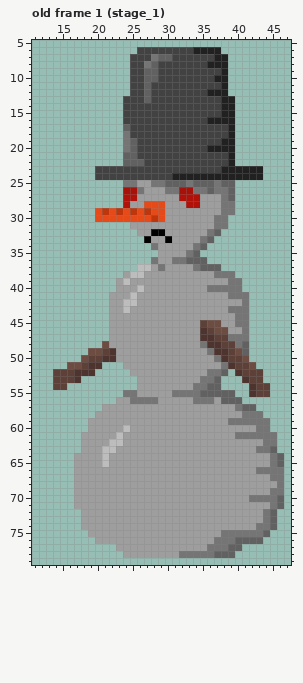
Pixel-art file -- assets/sprites/snowman.aseprite. The first picture shows the starting point.
64x80 pixels, 6 frames. Shown: old frame 1 (stage_1): x 11..47, y 5..79. The commit also changed other frames, which this record leaves out.
Once edited:
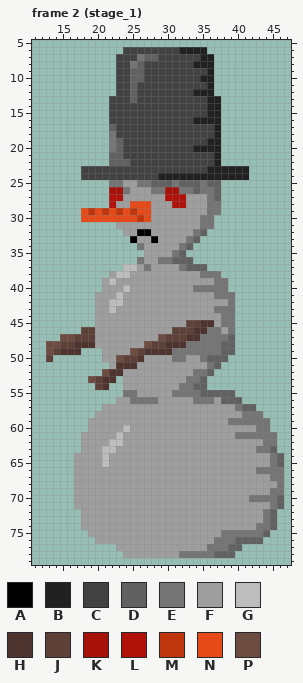
Palette (. is transparent): A #000000  B #212121  C #424242  D #616161  E #757575  F #9e9e9e  G #bdbdbd  H #4e342e  J #5d4037  K #a6120a  L #b0120a  M #bf360c  N #e64a19  P #6d4c41
A new or re-ordered frame is compared with the old frame closest to it.
Change:
frames 6 -> 9
--- frame 2 (stage_1) is new; against old frame 1 (stage_1), layer "Flattened"
@@ x 11..47 @@
  5 .....................................
- 6 ...............CCCCCCCCBBBB..........
- 7 ..............CCCEDDCCCCCCBB.........
- 8 ..............CCEDCCCCCCCBBB.........
- 9 ..............CCDDCCCCCCCCCB.........
-10 ..............CCDDCCCCCCCCBB.........
-11 ..............CCDCCCCCCCCCCB.........
-12 ..............CCDCCCCCCCCBBB.........
-13 .............CCCDCCCCCCCCCCBB........
-14 .............CCCCCCCCCCCCCCBB........
-15 .............CCCCCCCCCCCCCCBB........
-16 .............CCCCCCCCCCCCBBBB........
-17 .............DCCCCCCCCCCCCCCB........
-18 .............ECCCCCCCCCCCCCCB........
-19 .............EDCCCCCCCCCCCCBB........
-20 .............EDCCCCCCCCCCBBBB........
-21 .............DDCCCCCCCCCCCCCB........
-22 .............DDDCCCCCCCCCCCCB........
-23 .........CCCCCCCCCCCCCCCCCCBBBBBB....
-24 .........CCCCCCCCCCCBBBBBBBBBBBBB....
-25 .............EEFFEEDDDEDDDEDD........
-26 .............KKEFFFEEKKEEDEED........
-27 .............LLFFFFFFLLLFFFED........
-28 .............LFFNNNFFFLLFFFEE........
-29 .........NMNMNMNMNNFFFFFFFFEE........
-30 .........NNNNNNNNMNFFFFFFFEE.........
-31 ..............FFFFFFFFFFFFEE.........
-32 ...............FFAAFFFFFFED..........
-33 ................AFFAFFFFED...........
-34 .................EFFFFFED............
-35 ..................FFFFED.............
-36 .................EFFEEDDD............
-37 ...............GGFEFFFFEDDD..........
-38 .............FGGFFFFFFFFFFEEE........
-39 ............FGFFFFFFFFFFFFFFEE.......
-40 ............FFFGFFFFFFFFFEEEEE.......
-41 ...........FFFGFFFFFFFFFFFFFEEE......
-42 ...........FFGGFFFFFFFFFFFFFFFE......
-43 ...........FFGFFFFFFFFFFFFFFEEE......
-44 ...........FFFFFFFFFFFFFFFFFFEE......
-45 ...........FFFFFFFFFFFFFJPPFFEE......
-46 ...........FFFFFFFFFFFFFHJPPFFE......
-47 ...........FFFFFFFFFFFFFHHJJEEE......
-48 ..........PFFFFFFFFFFFFFEHHJJED......
-49 ........PPJHFFFFFFFFFFFFFEHHJPD......
-50 .......PJJHHFFFFFFFFFFFFFFEHJJP......
-51 .....PPJHH...FFFFFFFFFFFFFFEHJJP.....
-52 ...JJJHHH.....FFFFFFFFFFFEED.HJJJ....
-53 ...JJJH........FFFFFFFFFEED...HJJ....
-54 ...JJ..........FFFFFFFFEEDD....HJJ...
-55 .............EEFFFFFEEEEDDDDD..HJJ...
+ 6 .............CCCCCCCCBBBB............
+ 7 ............CCCEDDCCCCCCBB...........
+ 8 ............CCEDCCCCCCCBBB...........
+ 9 ............CCDDCCCCCCCCCB...........
+10 ............CCDDCCCCCCCCBB...........
+11 ............CCDCCCCCCCCCCB...........
+12 ............CCDCCCCCCCCBBB...........
+13 ...........CCCDCCCCCCCCCCBB..........
+14 ...........CCCCCCCCCCCCCCBB..........
+15 ...........CCCCCCCCCCCCCCBB..........
+16 ...........CCCCCCCCCCCCBBBB..........
+17 ...........DCCCCCCCCCCCCCCB..........
+18 ...........ECCCCCCCCCCCCCCB..........
+19 ...........EDCCCCCCCCCCCCBB..........
+20 ...........EDCCCCCCCCCCBBBB..........
+21 ...........DDCCCCCCCCCCCCCB..........
+22 ...........DDDCCCCCCCCCCCCB..........
+23 .......CCCCCCCCCCCCCCCCCCBBBBBB......
+24 .......CCCCCCCCCCCBBBBBBBBBBBBB......
+25 ...........EEFFEEDDDEDDDEDD..........
+26 ...........KKEFFFEEKKEEDEED..........
+27 ...........LLFFFFFFLLLFFFED..........
+28 ...........LFFNNNFFFLLFFFEE..........
+29 .......NMNMNMNMNNFFFFFFFFEE..........
+30 .......NNNNNNNNMNFFFFFFFEE...........
+31 ............FFFFFFFFFFFFEE...........
+32 .............FFAAFFFFFFED............
+33 ..............AFFAFFFFED.............
+34 ...............EFFFFFED..............
+35 ................FFFFED...............
+36 ...............EFFEEDDD..............
+37 .............GGFEFFFFEDDD............
+38 ...........FGGFFFFFFFFFFEEE..........
+39 ..........FGFFFFFFFFFFFFFFEE.........
+40 ..........FFFGFFFFFFFFFEEEEE.........
+41 .........FFFGFFFFFFFFFFFFFEEE........
+42 .........FFGGFFFFFFFFFFFFFFFE........
+43 .........FFGFFFFFFFFFFFFFFEEE........
+44 .........FFFFFFFFFFFFFFFFFFEE........
+45 .........FFFFFFFFFFFFFJJHHFEE........
+46 .......JJFFFFFFFFFFFJJJHHEEFE........
+47 ....PPJJJFFFFFFFFFPJJJHHEEEED........
+48 ..PPJJHHHFFFFFFFPJJHHHEEEEEDD........
+49 ..PJHHH...FFFFPJHHHHEEEEEEEDD........
+50 ..J.......FFPJJHFFFFEEFFEDDD.........
+51 ...........FHHHFFFFFFFFFFED..........
+52 ..........PHHFFFFFFFFFFEED...........
+53 ........PJHH.FFFFFFFFFEED............
+54 .........JH..FFFFFFFFEEDD............
+55 .............EEFFFFFEEEEDDDDD........
 56 ............FFEEEEFFFFFEEEFDDD.......
